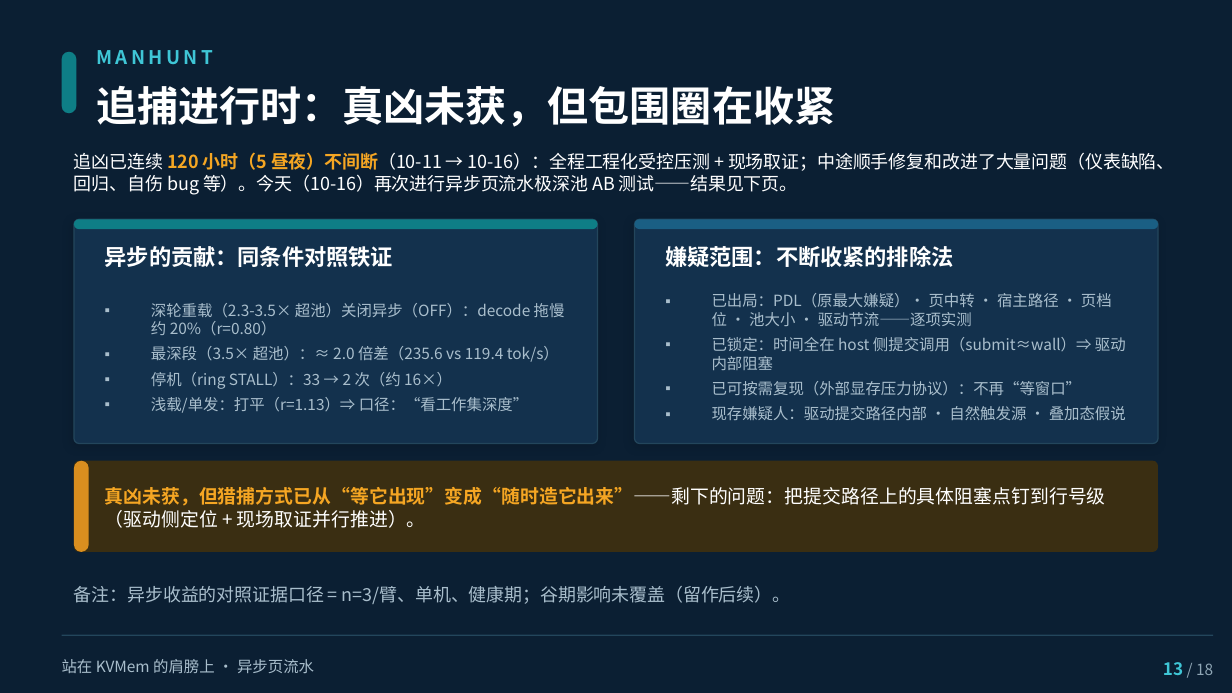
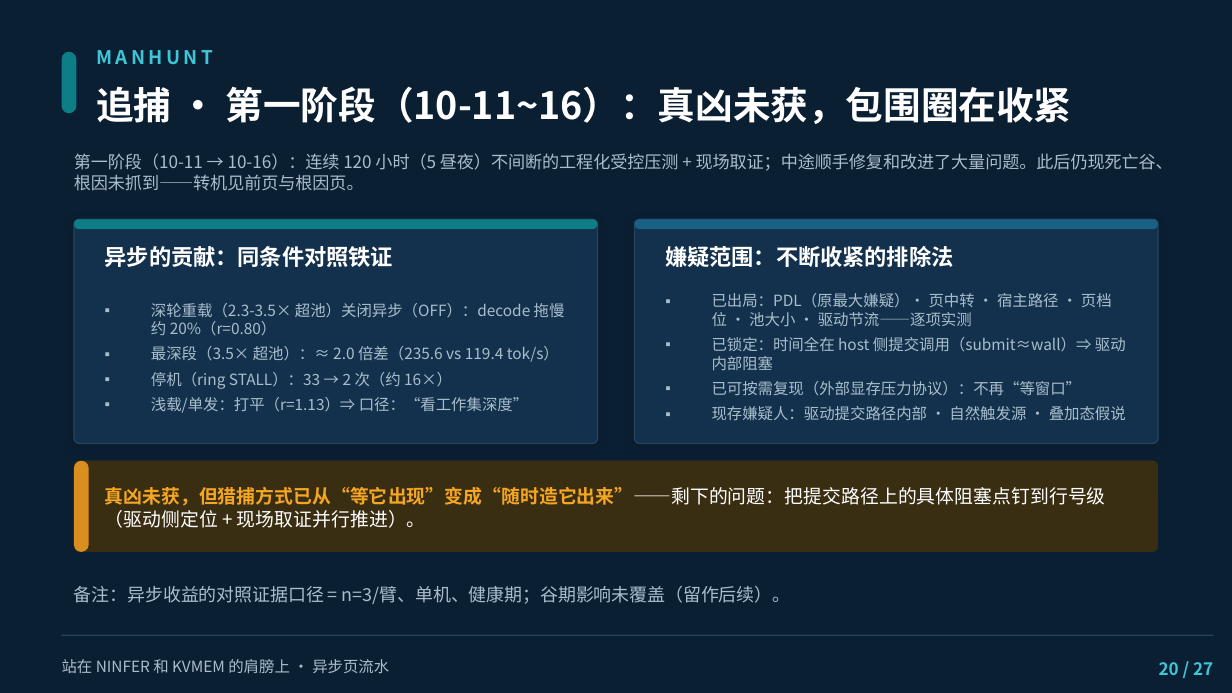
Before and after one commit to paicat1/Ninfer-KVMem-Async, a slide deck: slide 20 of docs/异步页流水-技术说明.pptx (slide 17 before the commit). Drawn at 1232x693 pixels with LibreOffice and Linux fonts; fonts in the diff are those of the drawing. Boxes give left, top, right and bottom in pixels: in the first picture for what was removed or moved away, otherwise in the second. Text is boxed around its words. In the diff, an @@ line names an element or a change of style, - is before the commit and + after.

Commit message:
docs(PPT): 微调批次⑤——①封面（站在 NINFER 和 KVMEM 肩膀上 26pt / 主标题+英文名 30pt）②新增 NINFER 引擎介绍页与沈三殊醒目页（金色 kicker）③新增算法基础页（调度大脑继承上游/步进执行器自研）+ 页放哪改物理基础 ④死亡谷拆两页（150h 嫌疑圈定 / 转机：死机-风暴-降Gen-新配方）+ 追捕改名第一阶段 ⑤诚实清单重梳（深载性能边界非谷成因/统计强度卡）⑥开源页重梳（嫌疑圈定+初步消除口径）⑦新增三层加速栈/数学基础/DEPTH 页深色统一 ⑧页码全片重编 /27

```diff
--- a/docs/异步页流水-技术说明.pptx
+++ b/docs/异步页流水-技术说明.pptx
@@ text at box(96, 86, 1072, 124): text changed; size 24 to 22 pt @@
-追捕进行时：真凶未获，但包围圈在收紧
+追捕 · 第一阶段（10-11~16）：真凶未获，包围圈在收紧
@@ text at box(74, 153, 1173, 191): text changed; size 10.5 to 10 pt; text colour #FFFFFF to #A9BECC @@
-追凶已连续 120 小时（5 昼夜）不间断（10-11 → 10-16）：全程工程化受控压测 + 现场取证；中途顺手修复和改进了大量问题（仪表缺陷、回归、自伤 bug 等）。今天（10-16）再次进行异步页流水极深池 AB 测试——结果见下页。
+第一阶段（10-11 → 10-16）：连续 120 小时（5 昼夜）不间断的工程化受控压测 + 现场取证；中途顺手修复和改进了大量问题。此后仍现死亡谷、根因未抓到——转机见前页与根因页。
@@ text at box(62, 659, 389, 674): text changed @@
-站在 KVMem 的肩膀上 · 异步页流水
+站在 NINFER 和 KVMEM 的肩膀上 · 异步页流水
@@ text at box(1159, 662, 1213, 675): text changed; size 9 to 10 pt; text colour #8FA6B5 to #3FC6D6; bold on @@
-13 / 18
+20 / 27
```
Also in this commit, not shown: 17 other slides changed, 5 slides added, 1 other file.
